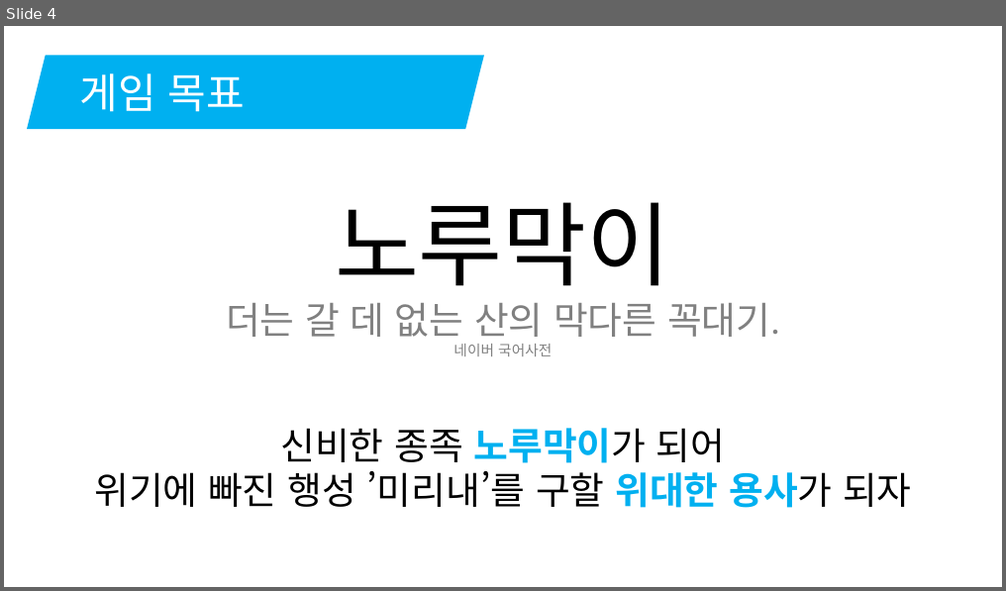
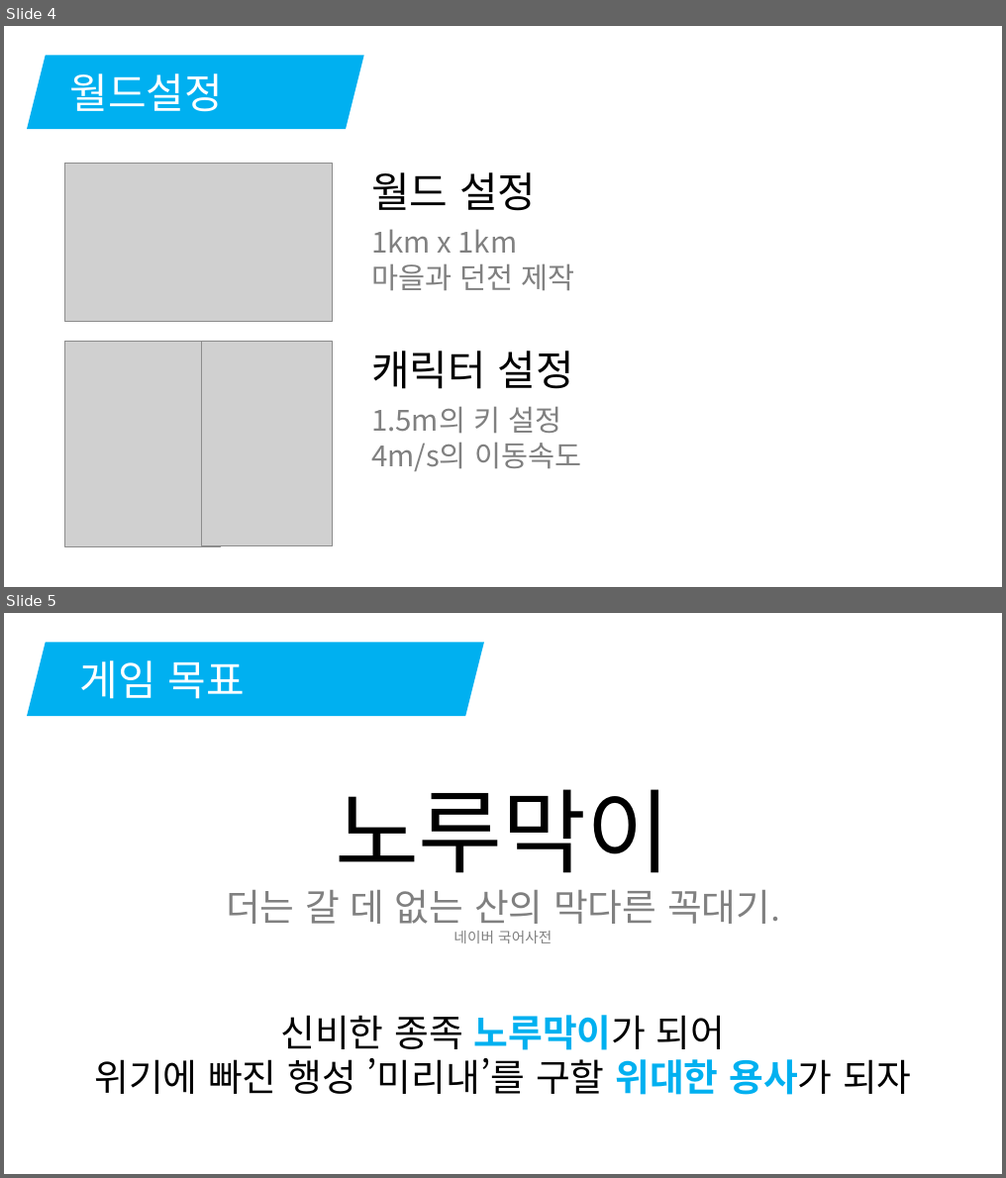
Before and after one commit to korleinster/gamebusdriver, a slide deck: documents/노루막이_김형준_신창섭_홍승필_허지훈.pptx. Shown one above the other, each under a label of ours: slide 4 before the commit, slides 4 and 5 after it. The pictures are 1006x591 and 1006x1178 pixels, drawn with LibreOffice and Linux fonts; fonts in the diff are those of the drawing; grey boxes stand for pictures; background and template pictures are left out. Boxes give left, top, right and bottom in pixels: in the first picture for what was removed or moved away, otherwise in the second. Text is boxed around its words. In the diff, an @@ line names an element or a change of style, - is before the commit and + after.

```diff
--- a/documents/노루막이_김형준_신창섭_홍승필_허지훈.pptx
+++ b/documents/노루막이_김형준_신창섭_홍승필_허지훈.pptx
@@ slide 4 added at [4, 26, 1002, 587], background #FFFFFF @@
@@ parallelogram added at [27, 55, 364, 129], fill #00B0F0, 40 pt, text #FFFFFF @@
+월드설정
@@ picture added at [64, 163, 333, 322] @@
@@ text added at [371, 173, 536, 211], 40 pt, text #000000 @@
+월드 설정
@@ text added at [371, 229, 575, 290], 28 pt, text #808080 @@
+1km x 1km
+마을과 던전 제작
@@ picture added at [64, 341, 221, 547] @@
@@ picture added at [202, 341, 333, 547] @@
@@ text added at [371, 351, 574, 389], 40 pt, text #000000 @@
+캐릭터 설정
@@ text added at [371, 406, 581, 472], 28 pt, text #808080 @@
+1.5m의 키 설정
+4m/s의 이동속도
@@ what was slide 4 is now slide 5 @@
```
Also in this commit, not shown: 9 slides changed, 1 other slide added.
